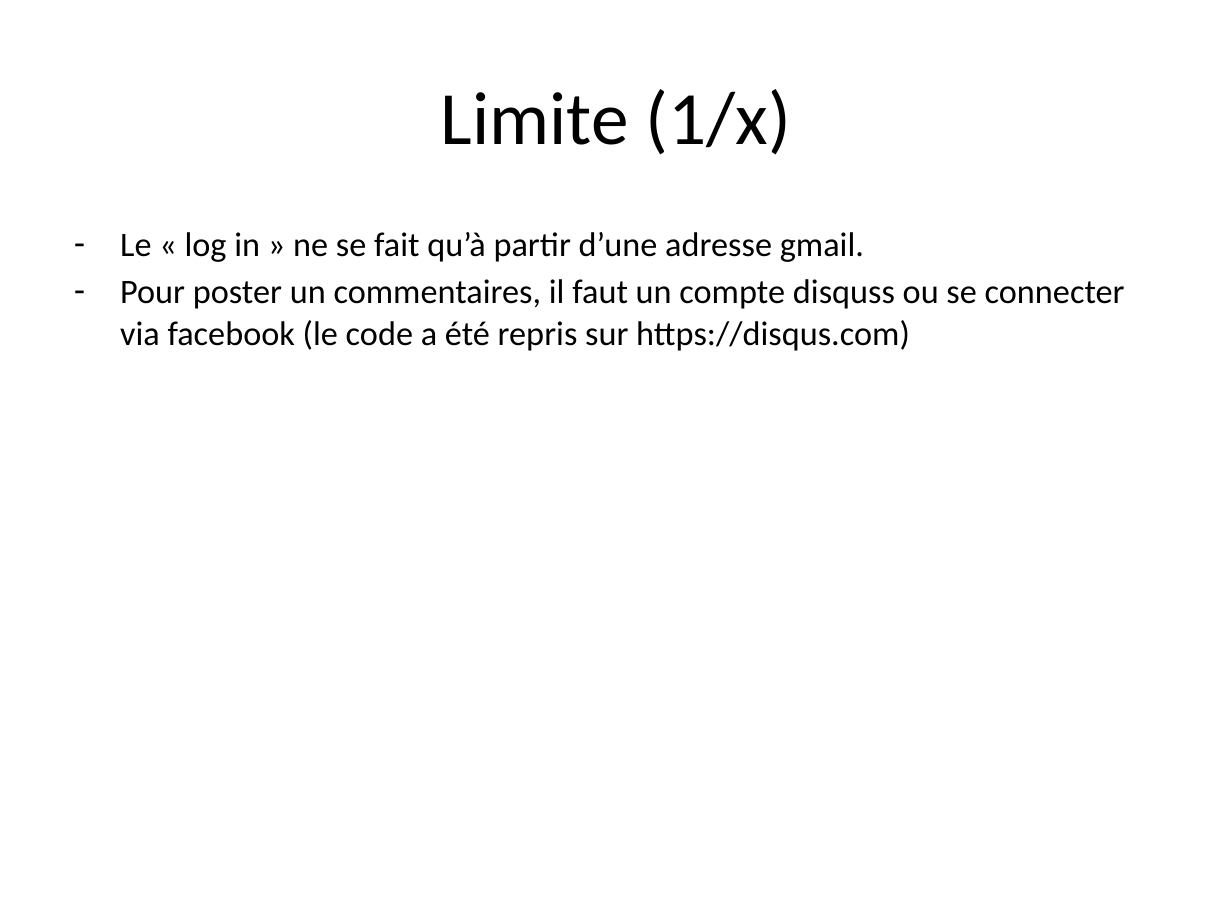
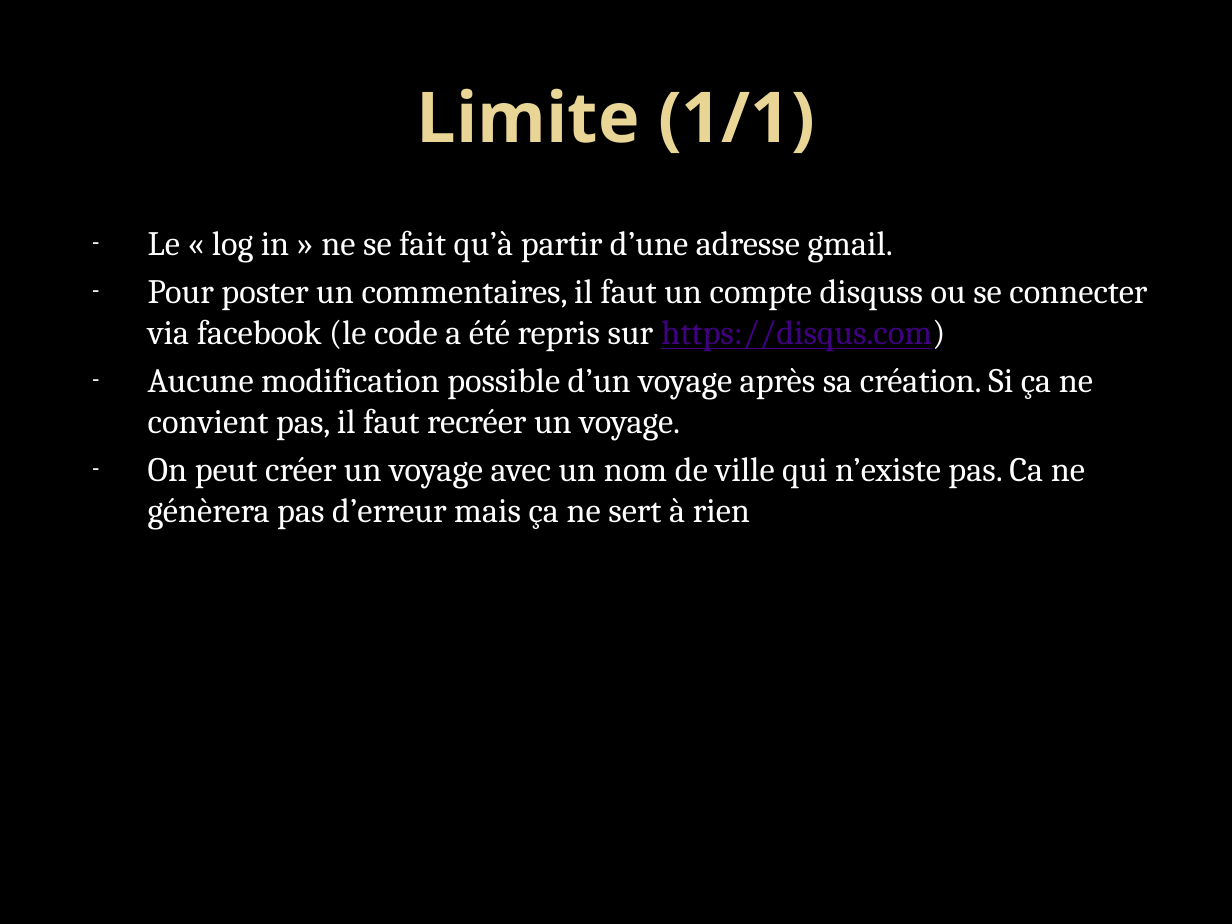
Before and after one commit to Hack-a-Trip/Hack-a-Trip, a slide deck: slide 4 of Hack-a-Trip/HACK-A-TRIP.pptx. Drawn at 1232x924 pixels with LibreOffice and Linux fonts; fonts in the diff are those of the drawing; background and template pictures are left out. Boxes give left, top, right and bottom in pixels: in the first picture for what was removed or moved away, otherwise in the second. Text is boxed around its words. In the diff, an @@ line names an element or a change of style, - is before the commit and + after.

```diff
--- a/Hack-a-Trip/HACK-A-TRIP.pptx
+++ b/Hack-a-Trip/HACK-A-TRIP.pptx
@@ background #FFFFFF to picture (left out) @@
@@ title at bbox=[417, 88, 815, 153]: text changed; size 44 to 41 pt; font Calibri to Noto Sans; text colour #000000 to gradient #EAD696 to #E7D081; bold on @@
-Limite (1/x)
+Limite (1/1)
@@ text at bbox=[148, 230, 1147, 352]: font Calibri to Cambria, text colour #000000 to #FFFFFF in "Le « log in » ne se ...", "Pour poster un commentaires, il faut un ..."; text colour #000000 to #410082, underline on in "https://disqus.com)"; indent changed @@
@@ text at bbox=[148, 367, 1093, 530]: paragraphs added @@
+– Aucune modification possible d’un voyage après sa création. Si ça ne convient pas, il faut recréer un voyage.
+– On peut créer un voyage avec un nom de ville qui n’existe pas. Ca ne génèrera pas d’erreur mais ça ne sert à rien
```
Also in this commit, not shown: 5 other slides changed.
